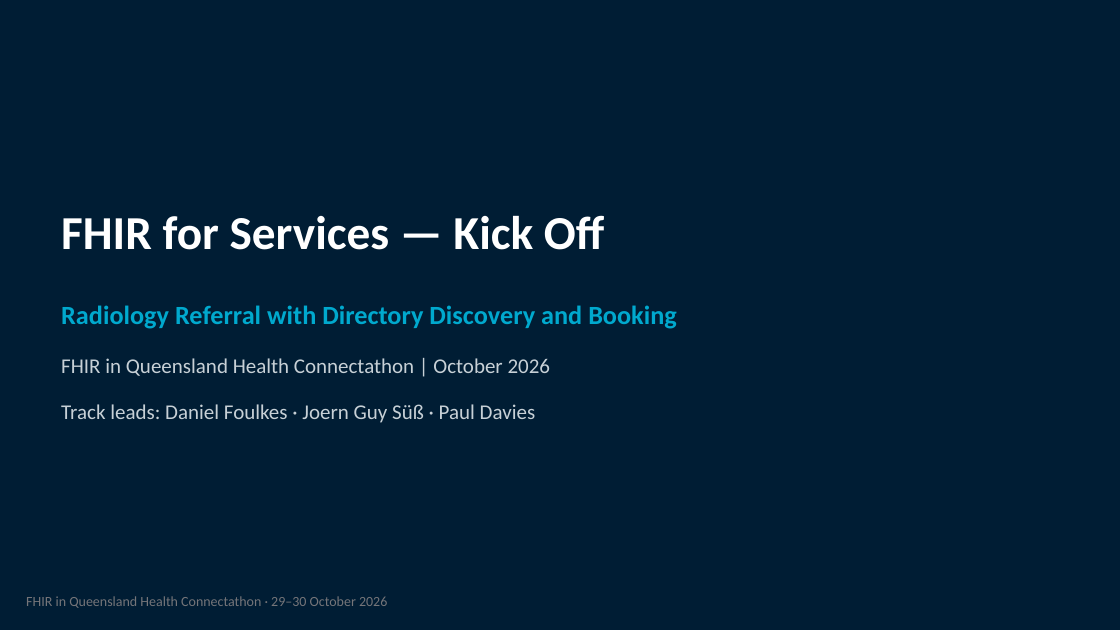
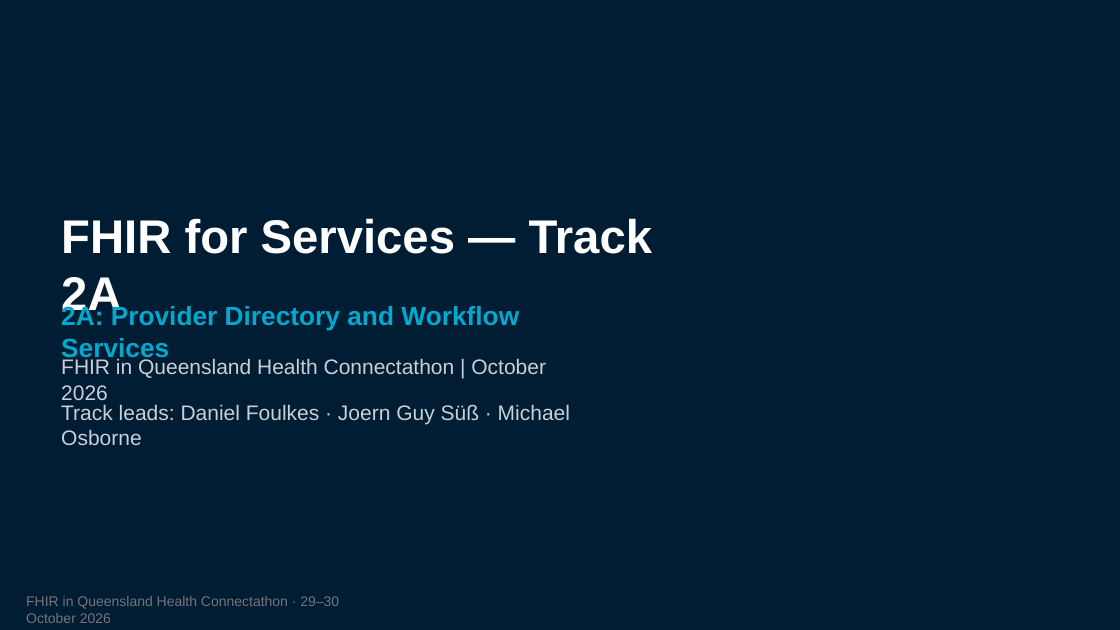
Before and after one commit to aehrc/qh-connectathon, a slide deck: slide 1 of 2026-10-29/2-FHIR-For-Services/Track2-KickOff-Deck.pptx. Drawn at 1120x630 pixels with LibreOffice and Linux fonts; fonts in the diff are those of the drawing. Boxes give left, top, right and bottom in pixels: in the first picture for what was removed or moved away, otherwise in the second. Text is boxed around its words. In the diff, an @@ line names an element or a change of style, - is before the commit and + after.

```diff
--- a/2026-10-29/2-FHIR-For-Services/Track2-KickOff-Deck.pptx
+++ b/2026-10-29/2-FHIR-For-Services/Track2-KickOff-Deck.pptx
@@ text at (x1=61, y1=218, x2=652, y2=319): text changed; font Calibri to Arial @@
-FHIR for Services — Kick Oﬀ
+FHIR for Services — Track 2A
@@ text at (x1=61, y1=304, x2=519, y2=362): text changed; font Calibri to Arial @@
-Radiology Referral with Directory Discovery and Booking
+2A: Provider Directory and Workﬂow Services
@@ text "FHIR in Queensland Health Connectathon ..." at (x1=61, y1=358, x2=546, y2=400): font Calibri to Arial @@
@@ text at (x1=61, y1=404, x2=570, y2=445): text changed; font Calibri to Arial @@
-Track leads: Daniel Foulkes · Joern Guy Süß · Paul Davies
+Track leads: Daniel Foulkes · Joern Guy Süß · Michael Osborne
@@ text "FHIR in Queensland Health Connectathon ..." at (x1=26, y1=596, x2=339, y2=623): font Calibri to Arial @@
```
Also in this commit, not shown: 14 other slides changed, 1 slide added, 2 other files.
